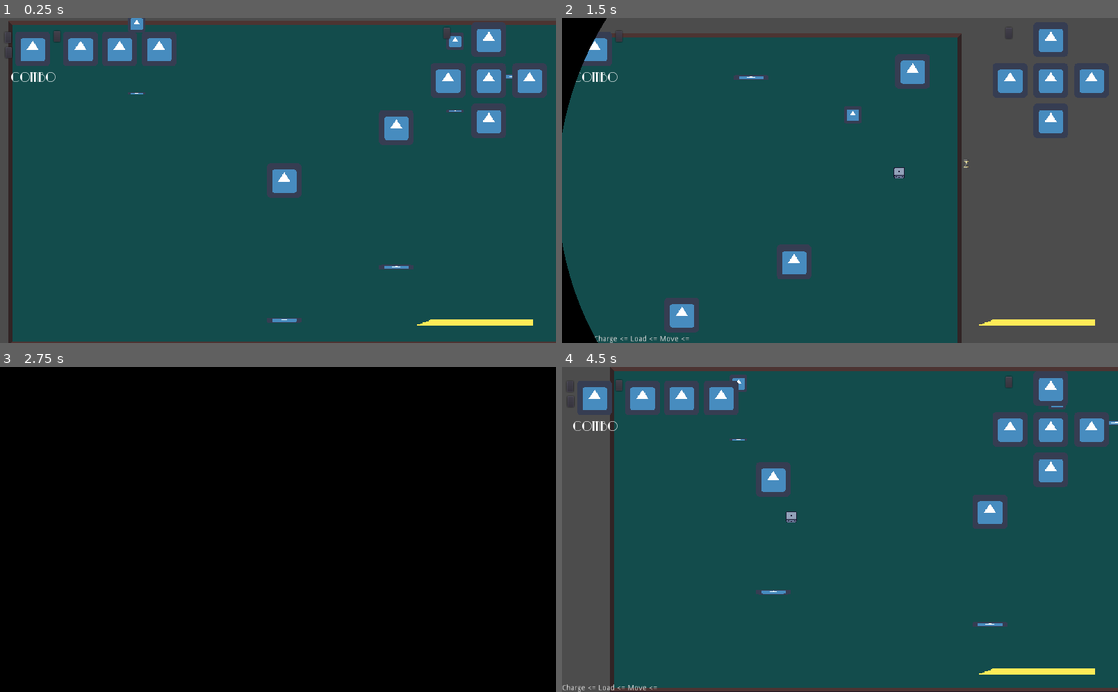
Above: before the commit, frames 1-4 (two rows, left to right).
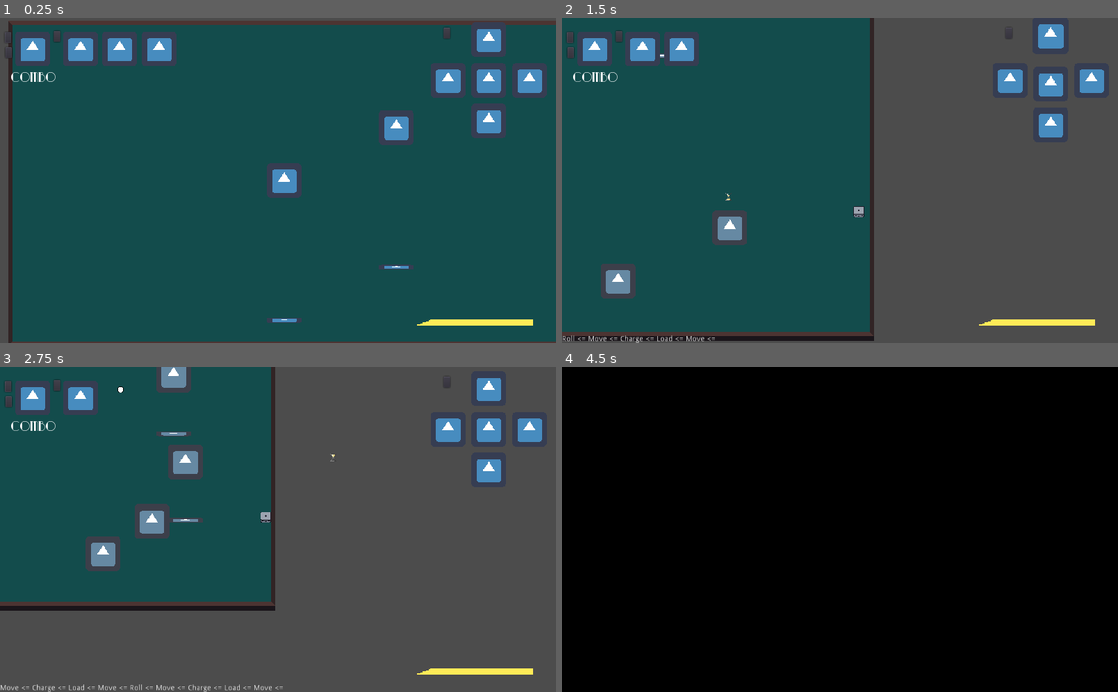
Above: after the commit, the same moments.

Repository: andrebariani/gmtk2022
Game: Godot game, scene res://src/Main.tscn
Two runs of this game, one before a commit and one after it. Both use one fixed random seed, a clock stepped at 60 frames per second and the inputs below. The engine's default icon, where the game draws it, is replaced by a stand-in: a white triangle on a blue panel in a dark square.
Inputs (mouse positions are in pixels of both pictures, inside the frame that each line leads up to):
- Up to frame 1 (0.25 s): no input
- Up to frame 2 (1.5 s): tap Enter (ui_accept) at 0.5, 0.77, 1.07 s; move the mouse to (962, 164) at 0.52 s; hold D (move_right) 0.53-1.28 s; click (962, 164) at 0.6 s; tap Space (roll) at 0.8, 1.35 s; move the mouse to (728, 196) at 1.27 s; hold S (move_down) from 1.28 s (still down)
- Up to frame 3 (2.75 s): tap Enter (ui_accept) at 1.52, 1.55, 1.82, 2.1 s; move the mouse to (333, 458) at 2.02 s; release S (move_down) at 2.03 s; hold D (move_right) from 2.03 s (still down); click (333, 458) at 2.3 s
- Up to frame 4 (4.5 s): move the mouse to (812, 594) at 2.77 s; release D (move_right) at 2.78 s; hold W (move_up) 2.78-3.53 s; click (812, 594) at 2.85 s; tap Enter (ui_accept) at 3.02, 3.32, 3.77, 3.8, 4.07 s; tap Space (roll) at 3.05, 3.6 s; move the mouse to (1006, 578) at 3.52 s; hold A (move_left) from 3.53 s (still down); move the mouse to (673, 480) at 4.27 s; click (673, 480) at 4.35 s

The runs differ from the first frame. In frame 1, 0.3% of the frame differs, in the area x 23-93%, y 0-30%; in frame 2, 26%; in frame 3, 100%; in frame 4, 100%, in the area x 0-100%, y 0-100%.

Commit message:
player now properly takes damage

Diff:
--- a/src/Main.tscn
+++ b/src/Main.tscn
@@ -7,9 +7,6 @@
 [ext_resource path="res://src/Main.gd" type="Script" id=5]
 [ext_resource path="res://src/shaders/burano.png" type="Texture" id=6]
 [ext_resource path="res://src/ui/menu/Pause.tscn" type="PackedScene" id=7]
-[ext_resource path="res://src/entities/enemies/Ranged_enemy.tscn" type="PackedScene" id=8]
-[ext_resource path="res://src/entities/enemies/Protector_enemy.tscn" type="PackedScene" id=9]
-[ext_resource path="res://src/entities/enemies/Enemy_chaser.tscn" type="PackedScene" id=10]
 [ext_resource path="res://src/spawner/Enemies_spawner.tscn" type="PackedScene" id=11]
 [ext_resource path="res://src/tileset/TableTileset.tres" type="TileSet" id=12]
 [ext_resource path="res://src/ui/GameOver.tscn" type="PackedScene" id=13]
@@ -41,15 +38,6 @@
 [node name="Camera" parent="YSort/Player" instance=ExtResource( 2 )]
 current = true
 zoom = Vector2( 2, 2 )
-
-[node name="Enemy_chaser" parent="YSort" instance=ExtResource( 10 )]
-position = Vector2( 622, -307 )
-
-[node name="Protector_enemy" parent="YSort" instance=ExtResource( 9 )]
-position = Vector2( -551, -372 )
-
-[node name="Ranged_enemy" parent="YSort" instance=ExtResource( 8 )]
-position = Vector2( 842, -467 )
 
 [node name="CanvasLayer" type="CanvasLayer" parent="."]
 pause_mode = 1
--- a/src/entities/enemies/Bullet.gd
+++ b/src/entities/enemies/Bullet.gd
@@ -20,3 +20,11 @@
 
 func _on_Hitbox_area_entered(_area):
 	queue_free()
+
+
+func _on_Hitbox_body_entered(body):
+	if body.has_method("take_damage"):
+		body.take_damage()
+	if body.has_method("take_knockback"):
+		body.take_knockback(velocity * speed/10)
+	queue_free()
--- a/src/entities/enemies/Bullet.tscn
+++ b/src/entities/enemies/Bullet.tscn
@@ -27,4 +27,5 @@
 autostart = true
 
 [connection signal="area_entered" from="Hitbox" to="." method="_on_Hitbox_area_entered"]
+[connection signal="body_entered" from="Hitbox" to="." method="_on_Hitbox_body_entered"]
 [connection signal="timeout" from="Life_timer" to="." method="_on_Life_timer_timeout"]
--- a/src/entities/enemies/Melee_enemy.gd
+++ b/src/entities/enemies/Melee_enemy.gd
@@ -40,3 +40,11 @@
 	if movement_status != KNOCKBACK:
 		$Hitbox/CollisionShape2D.disabled = true
 		movement_status = NORMAL
+
+
+
+func _on_Hitbox_body_entered(body):
+	if body.has_method("take_damage"):
+		body.take_damage()
+	if body.has_method("take_knockback"):
+		body.take_knockback(charge_direction * speed/4)
--- a/src/entities/enemies/Melee_enemy.tscn
+++ b/src/entities/enemies/Melee_enemy.tscn
@@ -9,8 +9,8 @@
 [sub_resource type="RectangleShape2D" id=4]
 extents = Vector2( 31.5, 31.25 )
 
-[sub_resource type="RectangleShape2D" id=2]
-extents = Vector2( 31.25, 30.75 )
+[sub_resource type="RectangleShape2D" id=5]
+extents = Vector2( 38.75, 37.25 )
 
 [sub_resource type="CircleShape2D" id=3]
 radius = 200.0
@@ -34,8 +34,8 @@
 collision_mask = 8
 
 [node name="CollisionShape2D" type="CollisionShape2D" parent="Hitbox" index="0"]
-position = Vector2( -0.25, -0.25 )
-shape = SubResource( 2 )
+position = Vector2( -1.25, -3.25 )
+shape = SubResource( 5 )
 
 [node name="Range" type="Area2D" parent="." index="5"]
 collision_layer = 0
@@ -55,6 +55,7 @@
 collision_layer = 1
 collision_mask = 1
 
+[connection signal="body_entered" from="Hitbox" to="." method="_on_Hitbox_body_entered"]
 [connection signal="body_entered" from="Range" to="." method="_on_Range_body_entered"]
 [connection signal="body_exited" from="Range" to="." method="_on_Range_body_exited"]
 [connection signal="timeout" from="Timer_charging" to="." method="_on_Timer_charging_timeout"]
--- /dev/null
+++ b/src/entities/player/EntitySprite.gd
@@ -0,0 +1,39 @@
+extends Sprite
+
+export(Color) var blink_color = Color(0.569, 0.227, 0.321)
+onready var blink_vector = Vector3(blink_color.r, blink_color.g, blink_color.b)
+
+var blink_count = 10
+
+func _ready():
+	set_blink_active(false)
+	set_blink_color(blink_vector)
+
+
+func blink_anim():
+	set_blink_color(blink_vector)
+	for i in range(blink_count):
+		$Tween.interpolate_callback($".", i*0.2, "set_blink_active", true)
+		$Tween.interpolate_callback($".", i*0.2 + 0.1, "set_blink_active", false)
+	$Tween.start()
+
+
+func stop_anim():
+	$Tween.stop_all()
+	set_blink_active(false)
+
+
+func set_blink_color(color):
+	material.set_shader_param("color", color)
+
+
+func set_blink_active(blink):
+	material.set_shader_param("active", blink)
+
+
+func _on_Button_pressed():
+	blink_anim()
+
+
+func _on_Tween_tween_all_completed():
+	pass # Replace with function body.
--- a/src/entities/player/Player.gd
+++ b/src/entities/player/Player.gd
@@ -13,6 +13,7 @@
 export var MAX_HEALTH = 3
 onready var health = MAX_HEALTH
 var dead = false
+export var INVINCIBLE_DURATION = 1
 
 var current_speed = 100
 export (int) var WALK_SPEED = 600
@@ -36,6 +37,7 @@
 onready var dieFaces = $DieFaces
 onready var hitbox = $Hitbox
 
+onready var _invincibleTimer = $InvincibleTimer
 onready var _pointer = $Pointer
 onready var _sprite = $Sprite
 onready var _hurtbox = $Hurtbox
@@ -43,7 +45,7 @@
 onready var _die_side_debug = $DieSide
 
 onready var timers = {
-	"roll": PlayerTimer.new(ROLL_FRAMES)
+	"roll": PlayerTimer.new(ROLL_FRAMES),
 }
 
 var enablers = {
@@ -97,13 +99,18 @@
 
 
 func take_damage():
-	if dead:
+	if dead or _invincibleTimer.time_left > 0:
 		return
+
+	_sprite.blink_anim()
+	_hurtbox.call_deferred("disabled", true)
+	_invincibleTimer.start(INVINCIBLE_DURATION)
 
 	set_health(health - 1)
 	if health <= 0:
 		emit_signal("died")
 		dead = true
+
 
 func set_health(value):
 	health = value
@@ -181,3 +188,8 @@
 
 	else:
 		next_combo_face = 1
+
+
+func _on_InvincibleTimer_timeout():
+	_sprite.stop_anim()
+	_hurtbox.call_deferred("disabled", false)
--- a/src/entities/player/Player.tscn
+++ b/src/entities/player/Player.tscn
@@ -12,6 +12,13 @@
 [ext_resource path="res://src/entities/player/states/Charge.gd" type="Script" id=10]
 [ext_resource path="res://assets/sprites/pointers/hourglass.png" type="Texture" id=11]
 [ext_resource path="res://src/entities/player/Pointer.gd" type="Script" id=12]
+[ext_resource path="res://src/entities/player/damage_blink.tres" type="Shader" id=13]
+[ext_resource path="res://src/entities/player/EntitySprite.gd" type="Script" id=14]
+
+[sub_resource type="ShaderMaterial" id=9]
+shader = ExtResource( 13 )
+shader_param/active = null
+shader_param/color = null
 
 [sub_resource type="RectangleShape2D" id=1]
 extents = Vector2( 20, 15 )
@@ -48,13 +55,19 @@
 } ]
 
 [node name="Player" type="KinematicBody2D"]
+collision_layer = 9
+collision_mask = 6
 script = ExtResource( 2 )
 WALK_SPEED = 40000
 ROLL_SPEED = 90000
 CHARGE_SPEED = 240000
 
 [node name="Sprite" type="Sprite" parent="."]
+material = SubResource( 9 )
 texture = ExtResource( 6 )
+script = ExtResource( 14 )
+
+[node name="Tween" type="Tween" parent="Sprite"]
 
 [node name="Hurtbox" type="CollisionShape2D" parent="."]
 position = Vector2( 0, 5 )
@@ -128,10 +141,16 @@
 visible = false
 scale = Vector2( 2, 2 )
 frames = SubResource( 8 )
+frame = 4
 playing = true
 script = ExtResource( 12 )
 
+[node name="InvincibleTimer" type="Timer" parent="."]
+one_shot = true
+
+[connection signal="tween_all_completed" from="Sprite/Tween" to="Sprite" method="_on_Tween_tween_all_completed"]
 [connection signal="rolled" from="StateMachine/Roll" to="." method="_on_Roll_rolled"]
 [connection signal="enemy_killed" from="StateMachine/Charge" to="." method="_on_Charge_enemy_killed"]
 [connection signal="timeout" from="StateMachine/Charge/Timer" to="StateMachine/Charge" method="_on_Timer_timeout"]
 [connection signal="area_entered" from="Hitbox" to="StateMachine/Charge" method="_on_Hitbox_area_entered"]
+[connection signal="timeout" from="InvincibleTimer" to="." method="_on_InvincibleTimer_timeout"]
--- /dev/null
+++ b/src/entities/player/damage_blink.tres
@@ -0,0 +1,17 @@
+[gd_resource type="Shader" format=2]
+
+[resource]
+code = "shader_type canvas_item;
+
+uniform bool active;
+uniform vec3 color;
+
+void fragment() {
+	vec4 tex_color = texture(TEXTURE, UV);
+
+	if (active) {
+		COLOR = vec4(color, tex_color.a);
+	} else {
+		COLOR = tex_color;
+	}
+}"
Not shown: 1 places in src/Main.tscn that only renumber resources
Not shown: 1 places in src/entities/player/Player.tscn that only renumber resources
